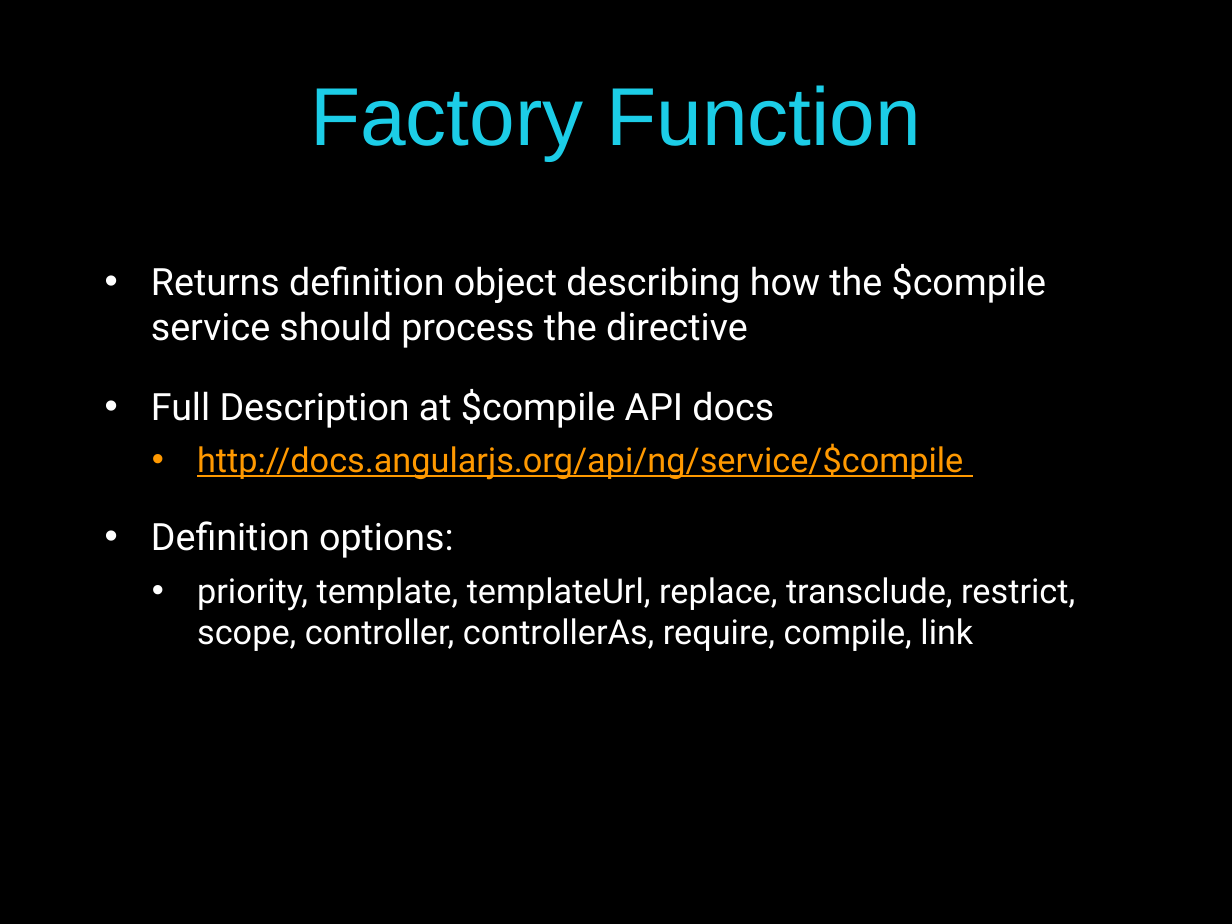
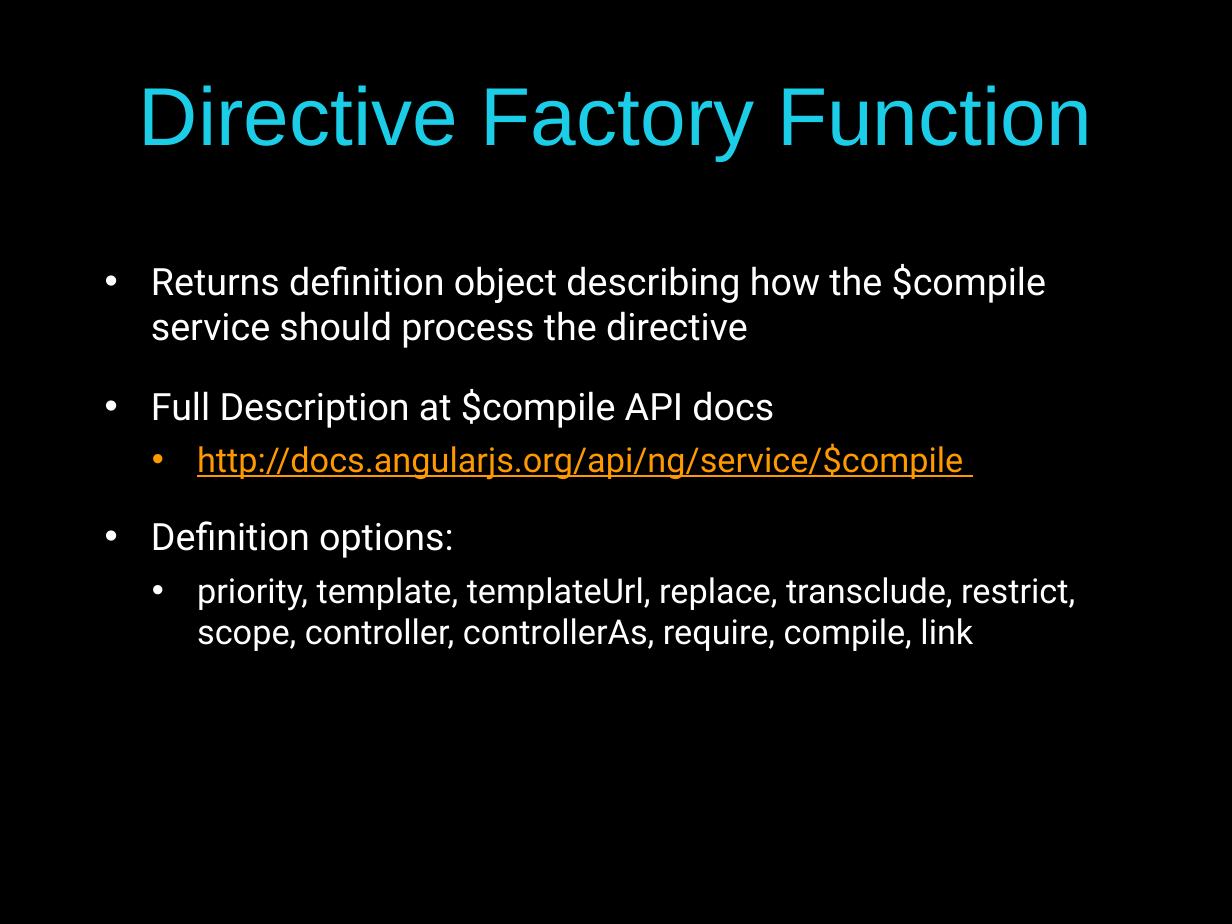
Before and after one commit to pmaccart/ng-bootcamp, a slide deck: slide 11 of slides/ng-bootcamp-day-4.pptx. Drawn at 1232x924 pixels with LibreOffice and Linux fonts; fonts in the diff are those of the drawing. Boxes give left, top, right and bottom in pixels: in the first picture for what was removed or moved away, otherwise in the second. Text is boxed around its words. In the diff, an @@ line names an element or a change of style, - is before the commit and + after.

Commit message:
typo

```diff
--- a/slides/ng-bootcamp-day-4.pptx
+++ b/slides/ng-bootcamp-day-4.pptx
@@ title at (139, 85, 1092, 160): text changed @@
-Factory Function
+Directive Factory Function
```
Also in this commit, not shown: 2 other slides changed, 1 slide added.
